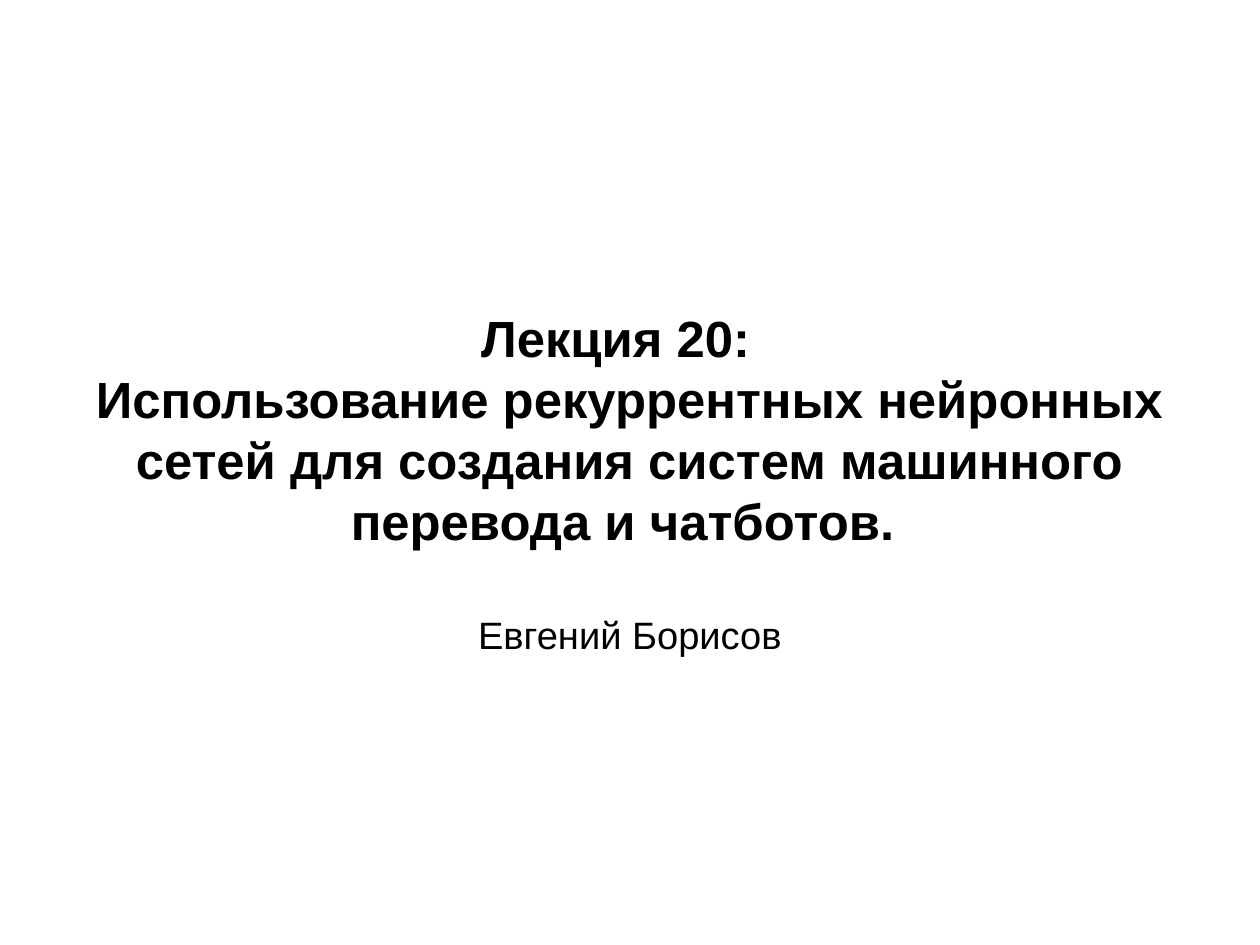
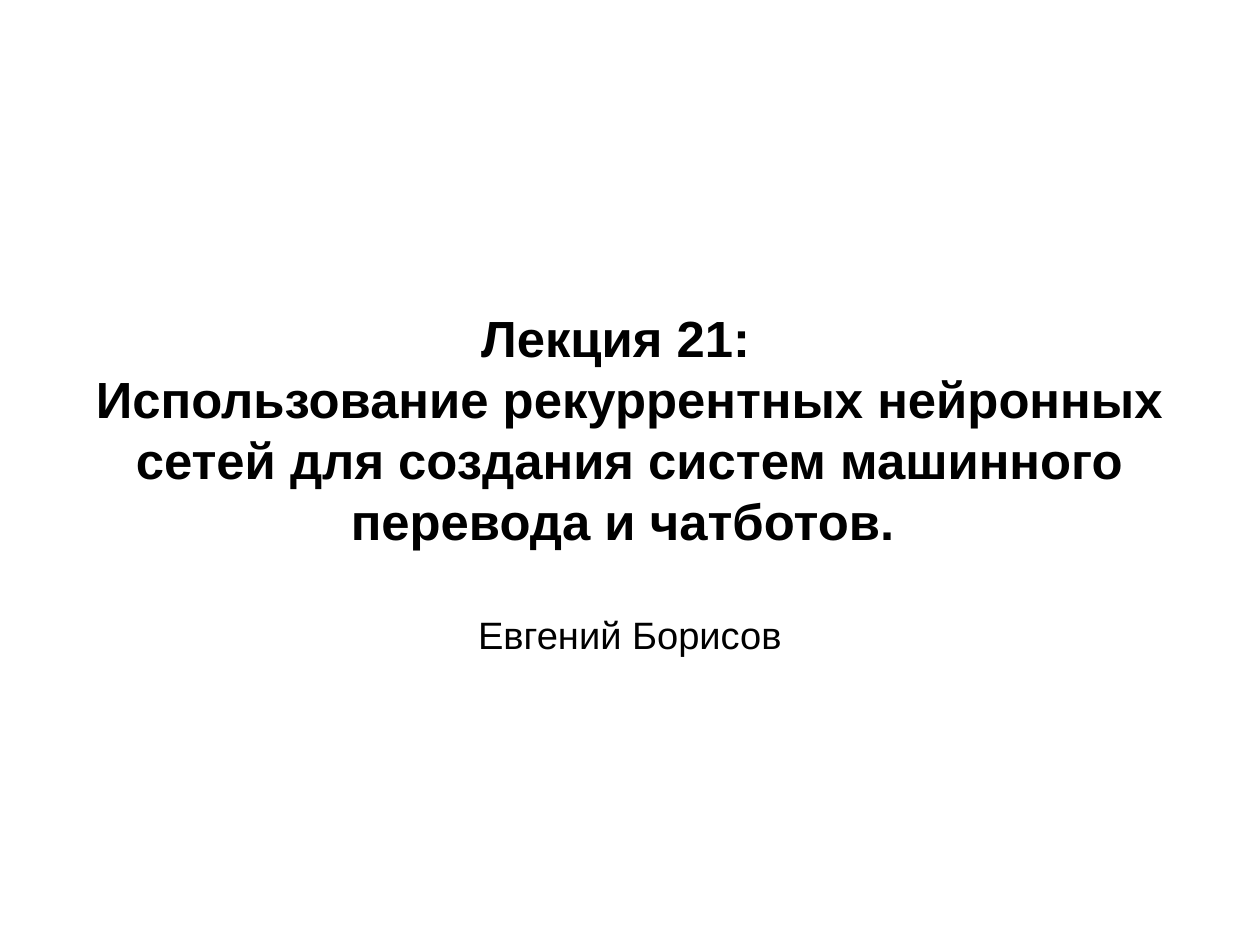
Before and after one commit to mechanoid5/ml_lectorium_legacy, a slide deck: slide 1 of 21-chatbot.odp. Drawn at 1260x945 pixels with LibreOffice and Linux fonts; fonts in the diff are those of the drawing; background and template pictures are left out. Boxes give left, top, right and bottom in pixels: in the first picture for what was removed or moved away, otherwise in the second. Text is boxed around its words. In the diff, an @@ line names an element or a change of style, - is before the commit and + after.

```diff
--- a/21-chatbot.odp
+++ b/21-chatbot.odp
@@ subtitle at (x1=481, y1=321, x2=750, y2=367): text changed @@
-Лекция 20:
+Лекция 21:
```
Also in this commit, not shown: 11 slides added, 8 other files.
